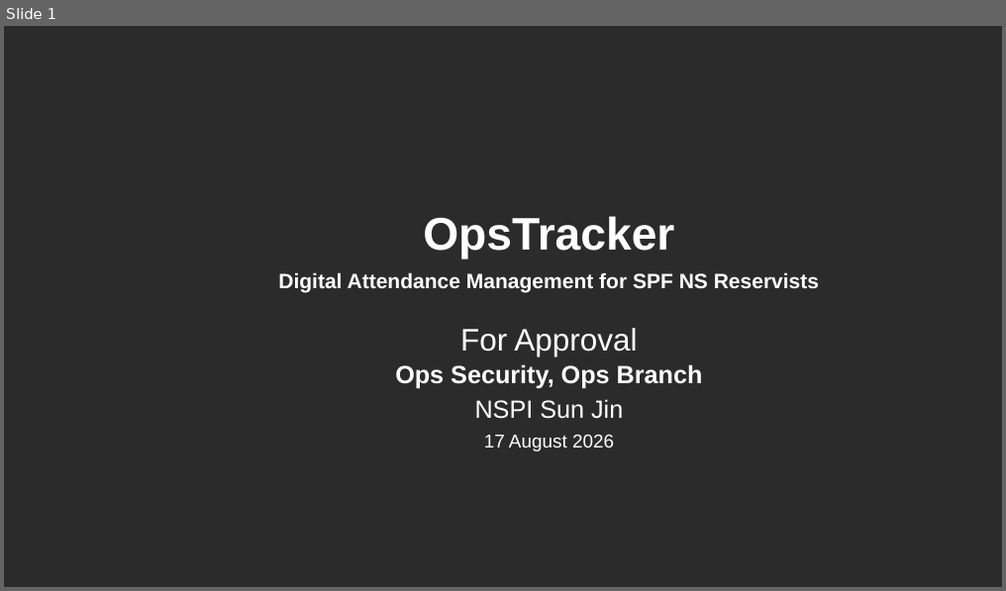
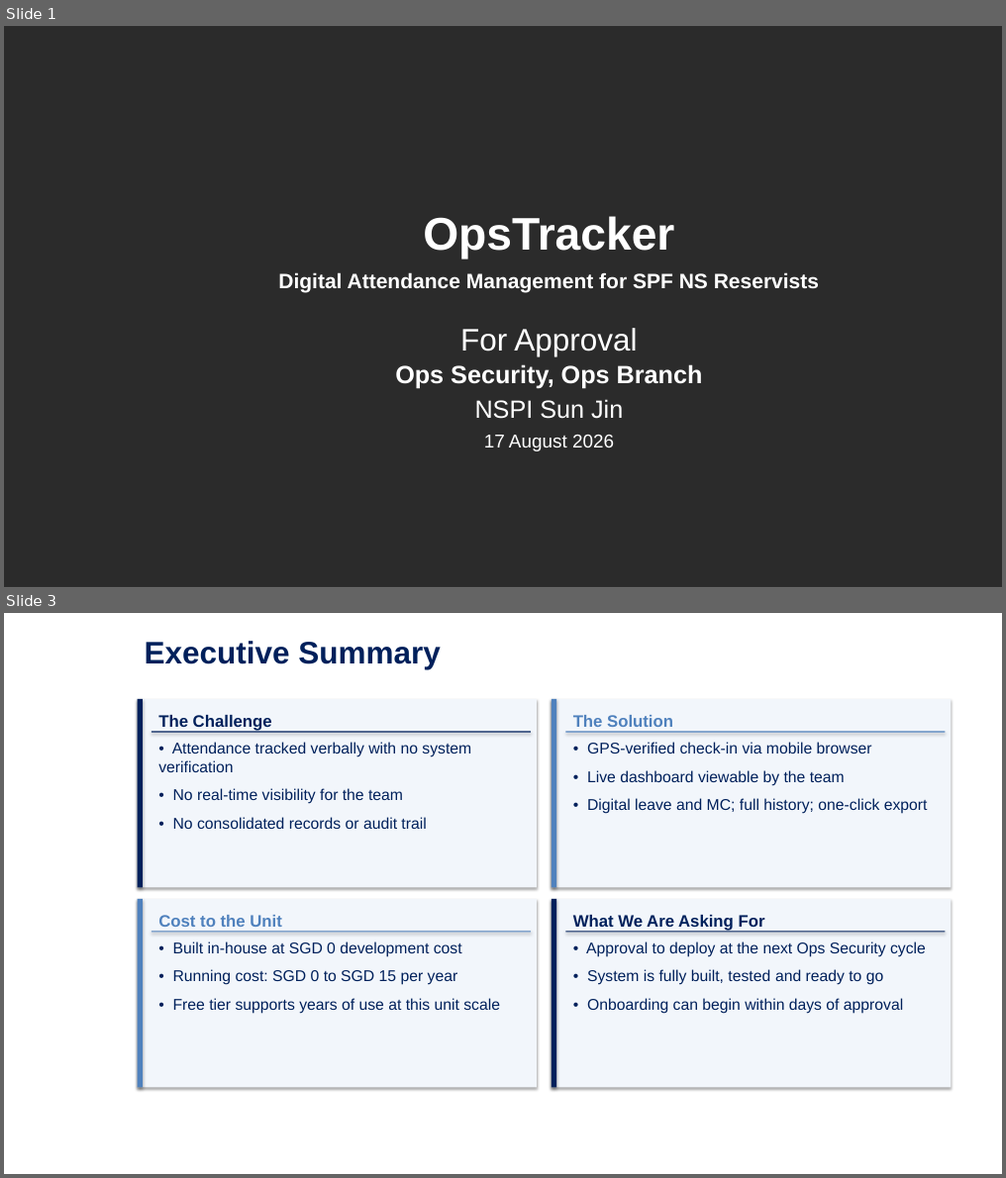
Before and after one commit to GOHSUNJIN/reservist, a slide deck: OpsTracker.pptx. Shown one above the other, each under a label of ours: slide 1 before the commit, slides 1 and 3 after it; the slides between them are not shown. The pictures are 1006x591 and 1006x1178 pixels, drawn with LibreOffice and Linux fonts; fonts in the diff are those of the drawing; background and template pictures are left out; a plain dark background stands for a picture behind light text. Boxes give left, top, right and bottom in pixels: in the first picture for what was removed or moved away, otherwise in the second. Text is boxed around its words. In the diff, an @@ line names an element or a change of style, - is before the commit and + after.

```diff
--- a/OpsTracker.pptx
+++ b/OpsTracker.pptx
@@ slide 3 added at [4, 613, 1002, 1174], background #FFFFFF @@
@@ title added at [145, 641, 440, 669], 30 pt, text none, bold @@
+Executive Summary
@@ rectangle added at [138, 699, 537, 888], fill #F2F6FB @@
@@ rectangle added at [138, 699, 143, 888], fill #00205B @@
@@ rectangle added at [552, 699, 951, 888], fill #F2F6FB @@
@@ rectangle added at [552, 699, 557, 888], fill #4F81BD @@
@@ rectangle added at [152, 731, 531, 733], fill #00205B @@
@@ text added at [158, 715, 272, 732], 16 pt, text #00205B, bold @@
+The Challenge
@@ rectangle added at [565, 731, 945, 733], fill #4F81BD @@
@@ text added at [573, 715, 673, 732], 16 pt, text #4F81BD, bold @@
+The Solution
@@ text added at [158, 742, 471, 829], 15 pt, text #00205B @@
+• Attendance tracked verbally with no system verification
+• No real-time visibility for the team
+• No consolidated records or audit trail
@@ text added at [587, 742, 928, 814], 15 pt, text #00205B @@
+• GPS-verified check-in via mobile browser
+• Live dashboard viewable by the team
+• Digital leave and MC; full history; one-click export
@@ rectangle added at [138, 899, 537, 1087], fill #F2F6FB @@
@@ rectangle added at [138, 899, 143, 1087], fill #4F81BD @@
@@ rectangle added at [552, 899, 951, 1087], fill #F2F6FB @@
@@ rectangle added at [552, 899, 557, 1087], fill #00205B @@
@@ rectangle added at [152, 931, 531, 933], fill #4F81BD @@
@@ text added at [158, 915, 282, 927], 16 pt, text #4F81BD, bold @@
+Cost to the Unit
@@ rectangle added at [565, 931, 945, 933], fill #00205B @@
@@ text added at [573, 915, 765, 931], 16 pt, text #00205B, bold @@
+What We Are Asking For
@@ text added at [173, 942, 500, 1014], 15 pt, text #00205B @@
+• Built in-house at SGD 0 development cost
+• Running cost: SGD 0 to SGD 15 per year
+• Free tier supports years of use at this unit scale
@@ text added at [586, 942, 926, 1014], 15 pt, text #00205B @@
+• Approval to deploy at the next Ops Security cycle
+• System is fully built, tested and ready to go
+• Onboarding can begin within days of approval
```
Also in this commit, not shown: 13 slides changed, 9 other slides added, 2 slides removed, 20 other files.
